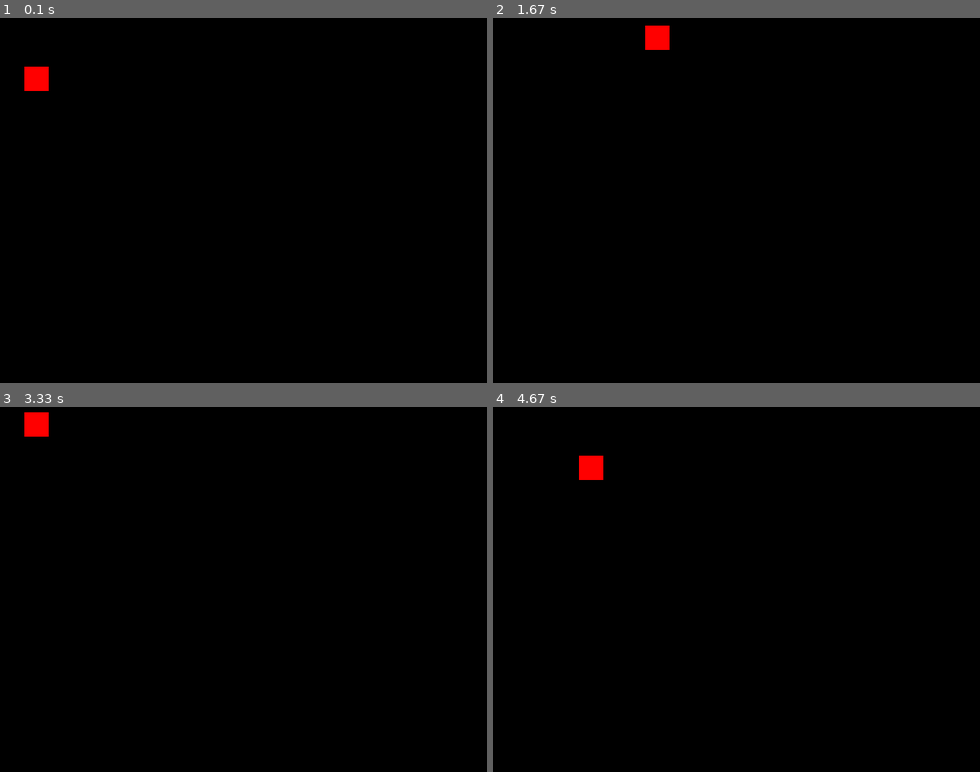
Above: before the commit, frames 1-4 (two rows, left to right).
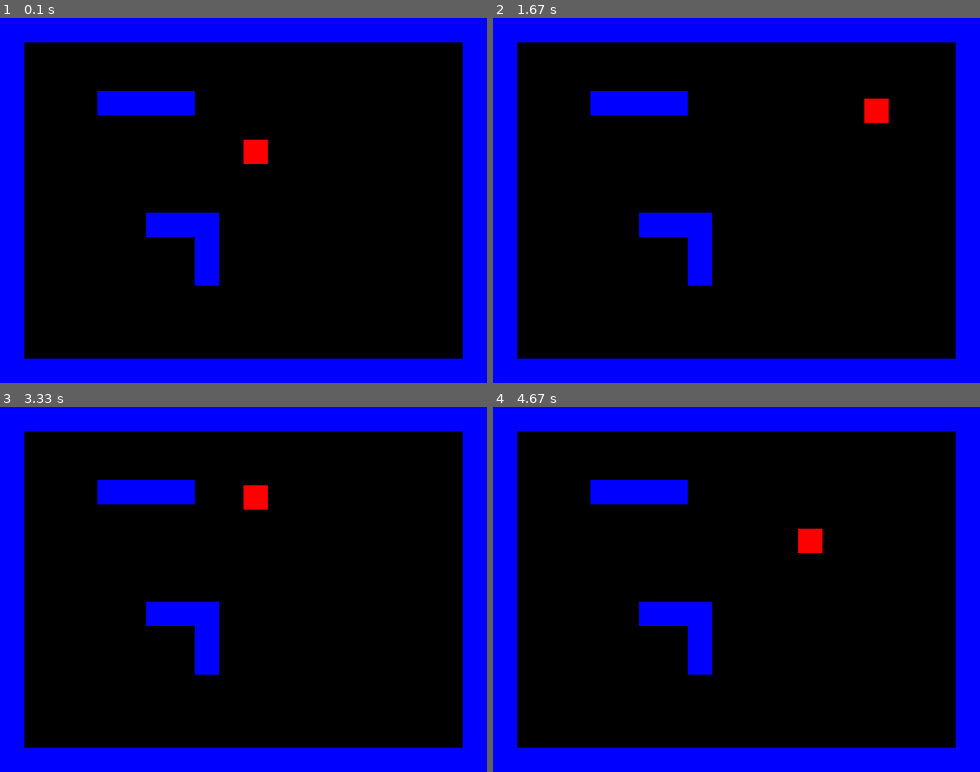
Above: after the commit, the same moments.

Repository: quizi54/pygame_rpg
Game: pygame game, started from main.py
Two runs of this game, one before a commit and one after it. Both use one fixed random seed, a clock stepped at 60 frames per second and the inputs below.
Inputs:
- Up to frame 1 (0.1 s): no input
- Up to frame 2 (1.67 s): hold Right 0.33-0.8 s; hold Up 0.83-1.13 s; hold Right 1.17-1.63 s
- Up to frame 3 (3.33 s): hold Left 1.67-2.2 s; hold Down 2.23-2.53 s; hold Left 2.57-2.97 s; hold Up from 3 s (still down)
- Up to frame 4 (4.67 s): release Up at 3.37 s; hold Right 3.4-4.03 s; hold Down 4.07-4.43 s; hold Left from 4.47 s (still down)

The runs differ from the first frame. In frame 1, 26% of the frame differs, in the area x 0-100%, y 0-100%; in frame 2, 25%; in frame 3, 25%; in frame 4, 26%.

Commit message:
add Block class and tilemap

Diff:
--- a/config.py
+++ b/config.py
@@ -1,11 +1,31 @@
 WIN_WIDTH  = 640
 WIN_HEIGHT = 480
 
-PLAYER_LAYER = 1
+PLAYER_LAYER = 2
+BLOCK_LAYER = 1
 PLAYER_SPEED = 3
 
 TILESIZE = 32
 FPS = 60
 
-RED = (255, 0, 0)
-BLACK = (0, 0, 0)
+RED   = (255,   0,   0)
+BLACK = (  0,   0,   0)
+BLUE  = (  0,   0, 255)
+
+tilemap = [
+    'BBBBBBBBBBBBBBBBBBBB',
+    'B                  B',
+    'B                  B',
+    'B   BBBB           B',
+    'B                  B',
+    'B         P        B',
+    'B                  B',
+    'B                  B',
+    'B     BBB          B',
+    'B       B          B',
+    'B       B          B',
+    'B                  B',
+    'B                  B',
+    'B                  B',
+    'BBBBBBBBBBBBBBBBBBBB',
+]
--- a/main.py
+++ b/main.py
@@ -15,6 +15,14 @@
         # self.font = pygame.font.Font('Arial', 32)
         self.running = True
 
+    def createTilemap(self):
+        for y, row in enumerate(tilemap):
+            for x, column in enumerate(row):
+                if column == 'B':
+                    Block(self, x, y)
+                if column == 'P':
+                    Player(self, x, y)
+
     def new(self):
         self.playing = True
 
@@ -22,8 +30,7 @@
         self.blocks = pygame.sprite.LayeredUpdates()
         self.enemies = pygame.sprite.LayeredUpdates()
         self.attacks = pygame.sprite.LayeredUpdates()
-
-        self.player = Player(self, 1, 2)
+        self.createTilemap()
 
     def events(self):
         # game loop events
--- a/sprites.py
+++ b/sprites.py
@@ -5,7 +5,6 @@
 
 class Player(pygame.sprite.Sprite):
     def __init__(self, game, x, y):
-
         self.game = game
         self._lauer = PLAYER_LAYER
         self.groups = self.game.all_sprites
@@ -50,3 +49,21 @@
         if keys[pygame.K_DOWN]:
             self.y_change += PLAYER_SPEED
             self.facing = 'down'
+
+class Block(pygame.sprite.Sprite):
+    def __init__(self, game, x, y):
+            self.game = game
+            self._layer = BLOCK_LAYER
+            self.groups = self.game.all_sprites, self.game.blocks
+            pygame.sprite.Sprite.__init__(self, self.groups)
+
+            self.x = x * TILESIZE
+            self.y = y * TILESIZE
+            self.width = TILESIZE
+            self.height = TILESIZE
+
+            self.image = pygame.Surface([self.width, self.height])
+            self.image.fill(BLUE)
+            self.rect = self.image.get_rect()
+            self.rect.x = self.x
+            self.rect.y = self.y
